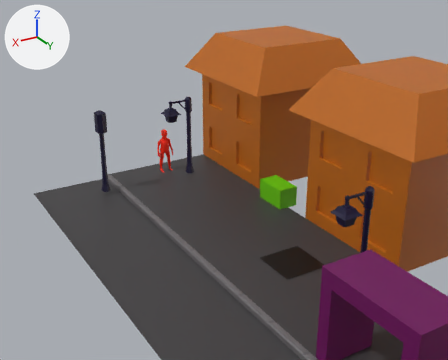
What one commit did to the Blender file environmentRIFTtriangles.blend.
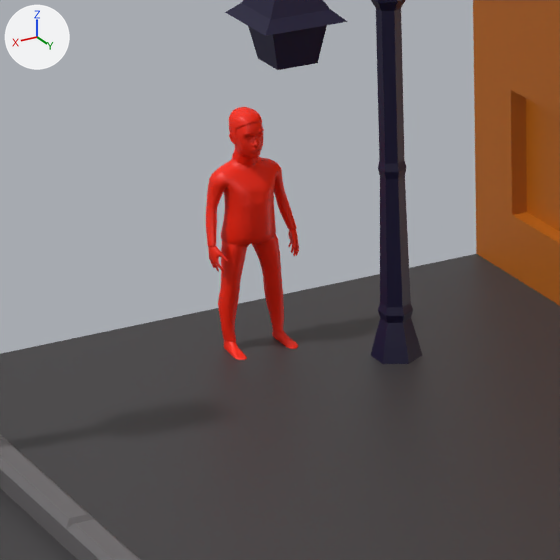
Each version appears first from a 50 mm lens placed at (8.54, 15.44, 6.71), pointed at (0.27, 1.66, -0.17), and next in a close-up on the part from 27% to 49% of the width and 31% to 57% of the height. The lights are fixed; the arrows at upper left show +X, +Y and +Z.

Objects in the first close-up: 'CarLane', 'WalkLane', 'curbs', 'houses', 'lampPost', 'player'.
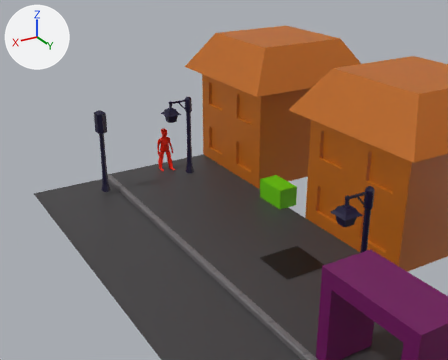
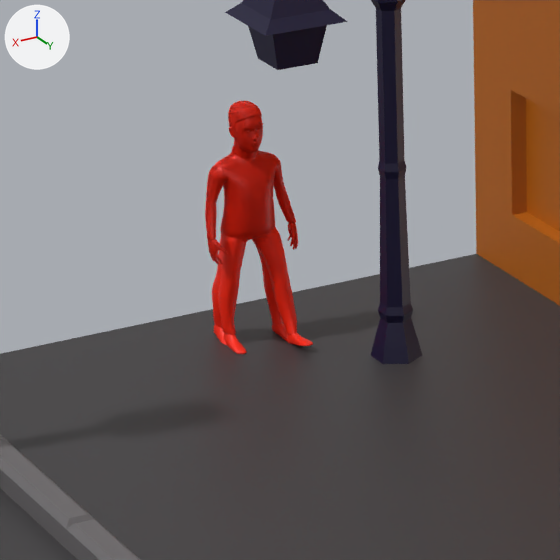
Where the change shows, as pixel boxes (x1, y1, x2, y2) in the close-ups (560 x 560 px):
'player', deleted (red)
    before: (206, 107, 299, 360)
'player1', added (red)
    after: (205, 101, 298, 354)
'player2', added (red)
    after: (212, 227, 313, 346)

The change, as a diff of the scene's bpy script:
```diff
--- a/environmentRIFTtriangles.blend.py
+++ b/environmentRIFTtriangles.blend.py
@@ img_playertex_001 @@
+img_playertex_001 = load_image('playerTEX.001', 'playerTEX.png', 128, 128, 'sRGB')
@@ mat_playermat_001 @@
+mat_playermat_001 = principled_material('playerMAT.001')
+mat_playermat_001.texture = img_playertex_001
@@ me_human_001 @@
+me_human_001.from_pydata(...)  # 2338 vertices, 4390 faces; spans x -0.232..0.241, y -0.277..0.212, z -0.024..1.219
+me_human_001.materials.append(mat_playermat_001)  # picture img_playertex_001
@@ me_human_1 @@
+me_human_1.from_pydata(...)  # 2338 vertices, 4390 faces; spans x -0.232..0.241, y -0.112..0.148, z -0.002..1.219
+me_human_1.materials.append(mat_playermat)  # picture img_playertex
@@ ob_player @@
-ob_player = bpy.data.objects.new('player', me_human)
-ob_player.location = (1.53, 0.495, -0.458)
-ob_player.rotation_euler = (0.0, 0.0, 3.142)  # degrees (0, 0, 180)
-_m = ob_player.modifiers.new('Subdivision', 'SUBSURF')
-_m.render_levels = 1
-_m = ob_player.modifiers.new('WeightedNormal', 'WEIGHTED_NORMAL')
@@ ob_player2 @@
+ob_player2 = bpy.data.objects.new('player2', me_human_001)
+ob_player2.parent = ob_player_empty
+ob_player2.location = (0.0, 0.0, 0.0)
+ob_player2.rotation_euler = (0.0, 0.0, -3.142)  # degrees (0, 0, -180)
+_m = ob_player2.modifiers.new('Subdivision', 'SUBSURF')
+_m.render_levels = 1
+_m = ob_player2.modifiers.new('WeightedNormal', 'WEIGHTED_NORMAL')
@@ ob_player_empty @@
+ob_player_empty = bpy.data.objects.new('player(Empty)', None)
+ob_player_empty.location = (1.5, 0.5, 0.0)
@@ ob_player1 @@
+ob_player1 = bpy.data.objects.new('player1', me_human_1)
+ob_player1.parent = ob_player_empty
+ob_player1.location = (0.0, 0.0, 0.0)
+ob_player1.rotation_euler = (0.0, 0.0, -3.142)  # degrees (0, 0, -180)
+_m = ob_player1.modifiers.new('Subdivision', 'SUBSURF')
+_m.render_levels = 1
+_m = ob_player1.modifiers.new('WeightedNormal', 'WEIGHTED_NORMAL')
```
